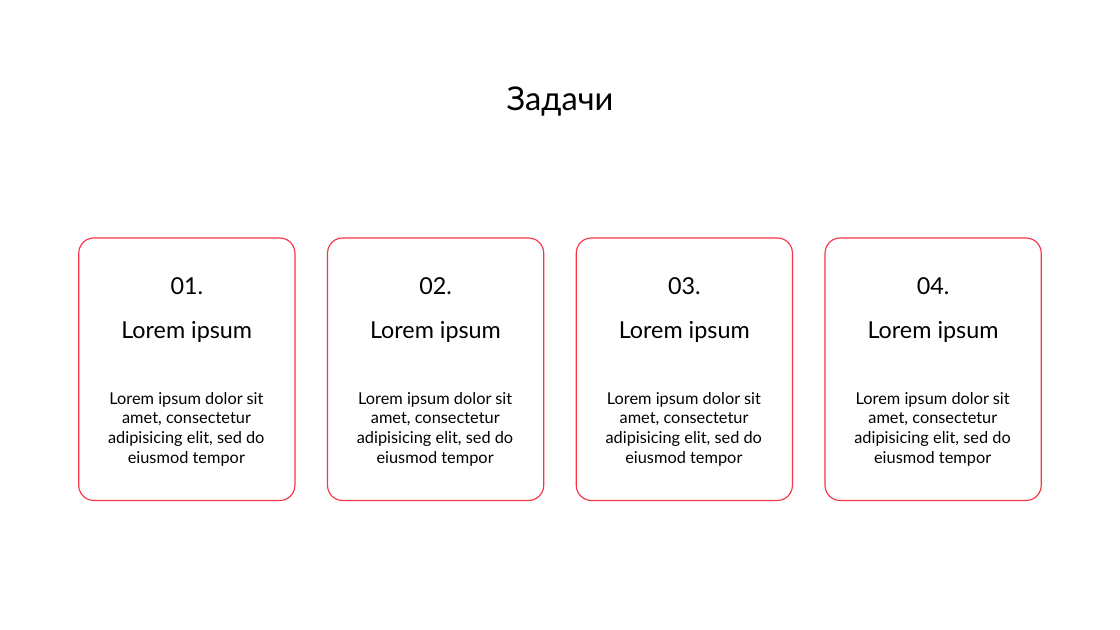
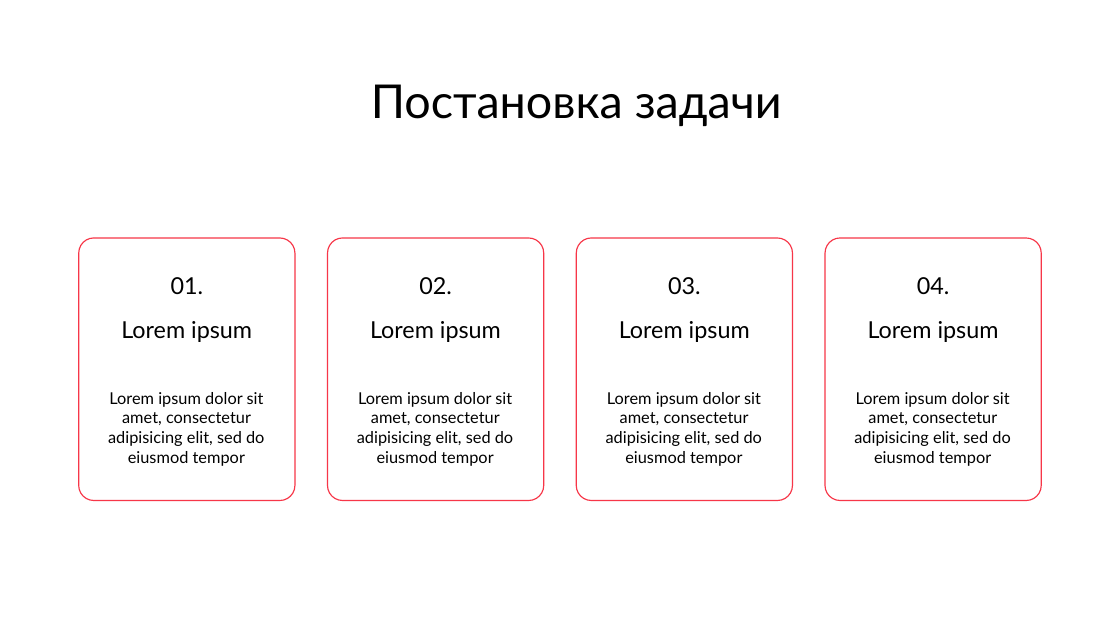
Before and after one commit to alwegr/gorodinec-graduate-project, a slide deck: slide 4 of misc/презентация/Городинец А.Д. ИСП-20.pptx (slide 2 before the commit). Drawn at 1120x630 pixels with LibreOffice and Linux fonts; fonts in the diff are those of the drawing; background and template pictures are left out. Boxes give left, top, right and bottom in pixels: in the first picture for what was removed or moved away, otherwise in the second. Text is boxed around its words. In the diff, an @@ line names an element or a change of style, - is before the commit and + after.

```diff
--- a/misc/презентация/Городинец А.Д. ИСП-20.pptx
+++ b/misc/презентация/Городинец А.Д. ИСП-20.pptx
@@ text at bbox=[371, 84, 782, 126]: text changed; size 28 to 40 pt @@
-Задачи
+Постановка задачи
```
Also in this commit, not shown: 3 other slides changed, 4 slides added, 17 slides removed, 42 other files.
